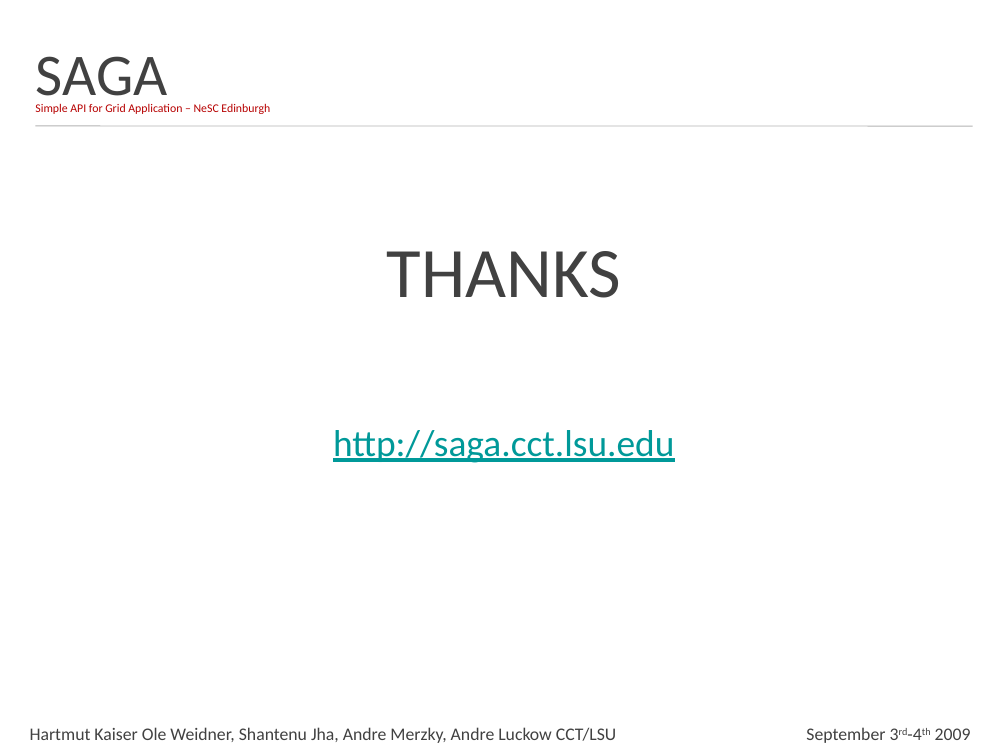
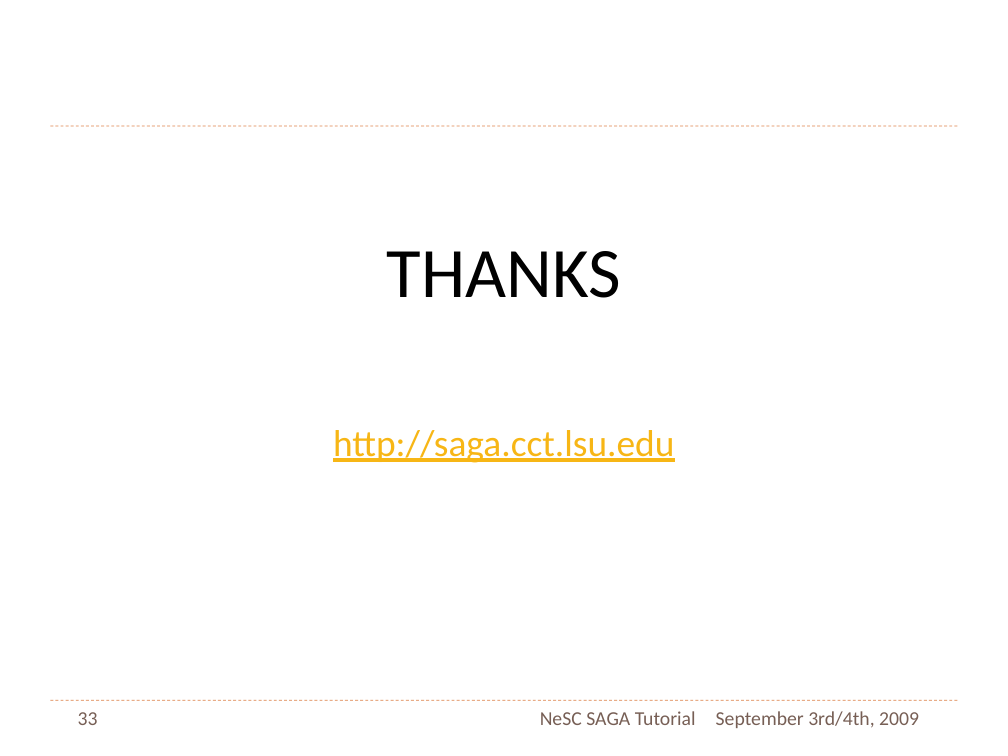
Before and after one commit to saga-project/saga-cpp-legacy-projects, a slide deck: slide 33 of tutorial/NeSC-2009/NeSC09-Practical-PPT.pptx (slide 14 before the commit). Drawn at 1008x756 pixels with LibreOffice and Linux fonts; fonts in the diff are those of the drawing; background and template pictures are left out. Boxes give left, top, right and bottom in pixels: in the first picture for what was removed or moved away, otherwise in the second. Text is boxed around its words. In the diff, an @@ line names an element or a change of style, - is before the commit and + after.

```diff
--- a/tutorial/NeSC-2009/NeSC09-Practical-PPT.pptx
+++ b/tutorial/NeSC-2009/NeSC09-Practical-PPT.pptx
@@ text removed at (36, 56, 168, 109) @@
-SAGA
@@ text removed at (35, 103, 270, 114) @@
-Simple API for Grid Application – NeSC Edinburgh
@@ line moved from (35, 126) - (973, 126) to (50, 126) - (958, 126) @@
@@ line (50, 126) - (958, 126): stroke #B3B3B3 1 pt to #DD8047 0.75 pt dashed @@
@@ text "THANKS" at (387, 251, 621, 298): text colour #414141 to #000000 @@
@@ text "http://saga.cct.lsu.edu" at (333, 430, 674, 463): text colour #009999 to #F7B615 @@
@@ line added from (50, 700) to (958, 700), #DD8047 0.75 pt dashed @@
@@ page number added at (78, 712, 98, 725), 20 pt, text #775F55 @@
+33
@@ text added at (540, 711, 696, 725), 20 pt, text #775F55 @@
+NeSC SAGA Tutorial
@@ text added at (716, 711, 919, 728), 20 pt, text #775F55 @@
+September 3rd/4th, 2009
@@ text removed at (30, 727, 616, 743) @@
-Hartmut Kaiser Ole Weidner, Shantenu Jha, Andre Merzky, Andre Luckow CCT/LSU
@@ text removed at (806, 727, 971, 743) @@
-September 3rd-4th 2009
```
Also in this commit, not shown: 9 other slides changed, 23 slides added, 4 slides removed.
